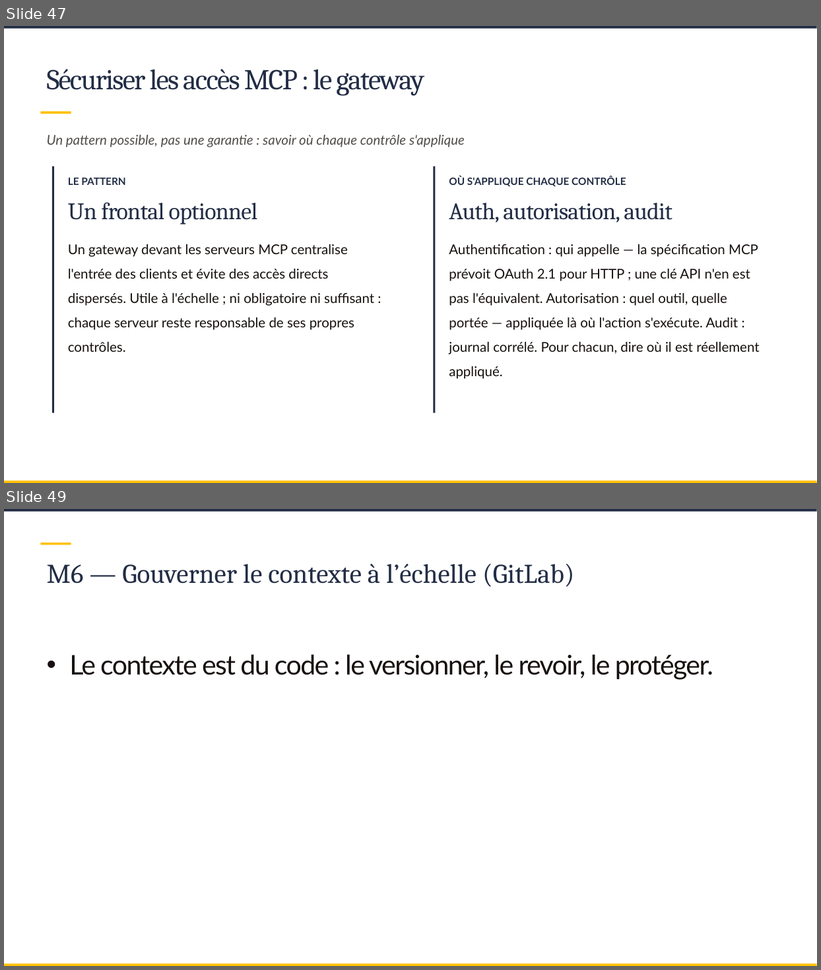
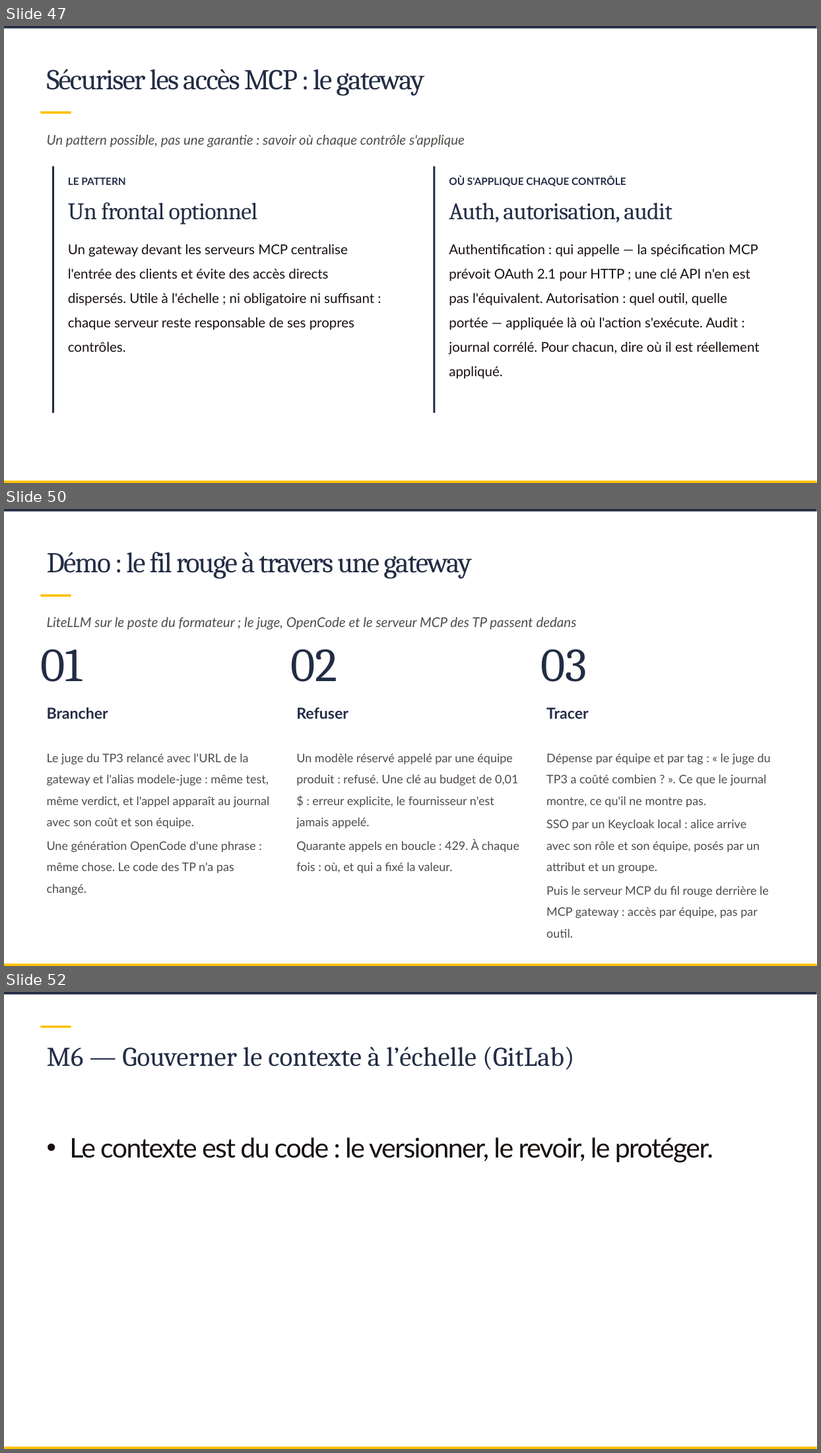
Before and after one commit to SCIAM-FR/formation-ia, a slide deck: slides/Support_formation_SCIAM.pptx. Shown one above the other, each under a label of ours: slides 47 and 49 before the commit, slides 47, 50 and 52 after it; the slides between them are not shown. The pictures are 821x970 and 821x1453 pixels, drawn with LibreOffice and Linux fonts; fonts in the diff are those of the drawing; background and template pictures are left out. Boxes give left, top, right and bottom in pixels: in the first picture for what was removed or moved away, otherwise in the second. Text is boxed around its words. In the diff, an @@ line names an element or a change of style, - is before the commit and + after.

```diff
--- a/slides/Support_formation_SCIAM.pptx
+++ b/slides/Support_formation_SCIAM.pptx
@@ slide 50 added at [4,509,817,966], background picture (left out); not listed: 3 template elements that a slide beside it also shows @@
@@ title added at [47,552,472,579], 34 pt, text #222D45 @@
+Démo : le fil rouge à travers une gateway
@@ text added at [47,617,577,630], 16 pt, text #504C49, italic @@
+LiteLLM sur le poste du formateur ; le juge, OpenCode et le serveur MCP des TP passent dedans
@@ text added at [40,649,82,682], 56 pt, text #222D45 @@
+01
@@ text added at [290,649,337,682], 56 pt, text #222D45 @@
+02
@@ text added at [541,649,587,682], 56 pt, text #222D45 @@
+03
@@ text added at [47,708,108,719], 18 pt, text #222D45, bold @@
+Brancher
@@ text added at [296,708,349,719], 18 pt, text #222D45, bold @@
+Refuser
@@ text added at [547,708,589,719], 18 pt, text #222D45, bold @@
+Tracer
@@ text added at [47,753,269,896], 14 pt, text #504C49 @@
+Le juge du TP3 relancé avec l'URL de la gateway et l'alias modele-juge : même test, même verdict, et l'appel apparaît au journal avec son coût et son équipe.
+Une génération OpenCode d'une phrase : même chose. Le code des TP n'a pas changé.
@@ text added at [296,753,519,873], 14 pt, text #504C49 @@
+Un modèle réservé appelé par une équipe produit : refusé. Une clé au budget de 0,01 $ : erreur explicite, le fournisseur n'est jamais appelé.
+Quarante appels en boucle : 429. À chaque fois : où, et qui a fixé la valeur.
@@ text added at [547,753,771,938], 14 pt, text #504C49 @@
+Dépense par équipe et par tag : « le juge du TP3 a coûté combien ? ». Ce que le journal montre, ce qu'il ne montre pas.
+SSO par un Keycloak local : alice arrive avec son rôle et son équipe, posés par un attribut et un groupe.
+Puis le serveur MCP du fil rouge derrière le MCP gateway : accès par équipe, pas par outil.
@@ what was slide 49 is now slide 52 @@
```
Also in this commit, not shown: 4 slides changed, 2 other slides added, 9 other files.
